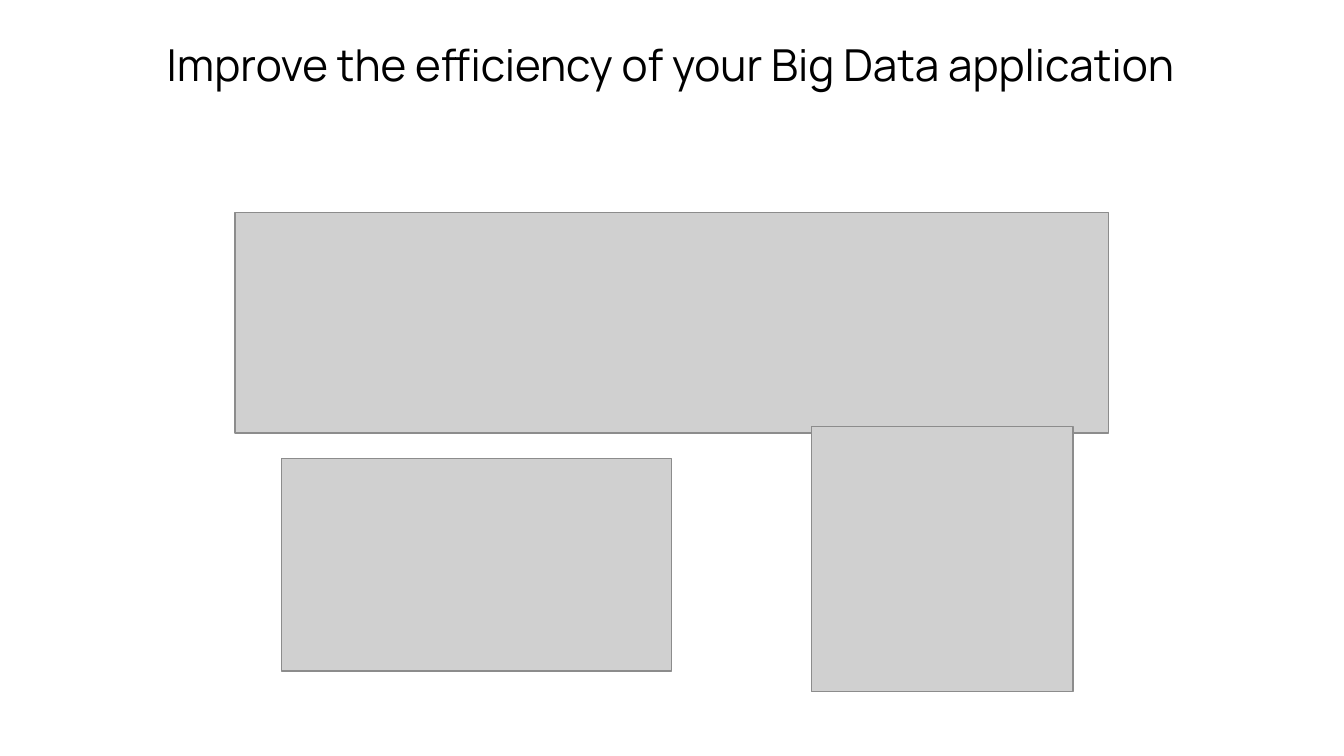
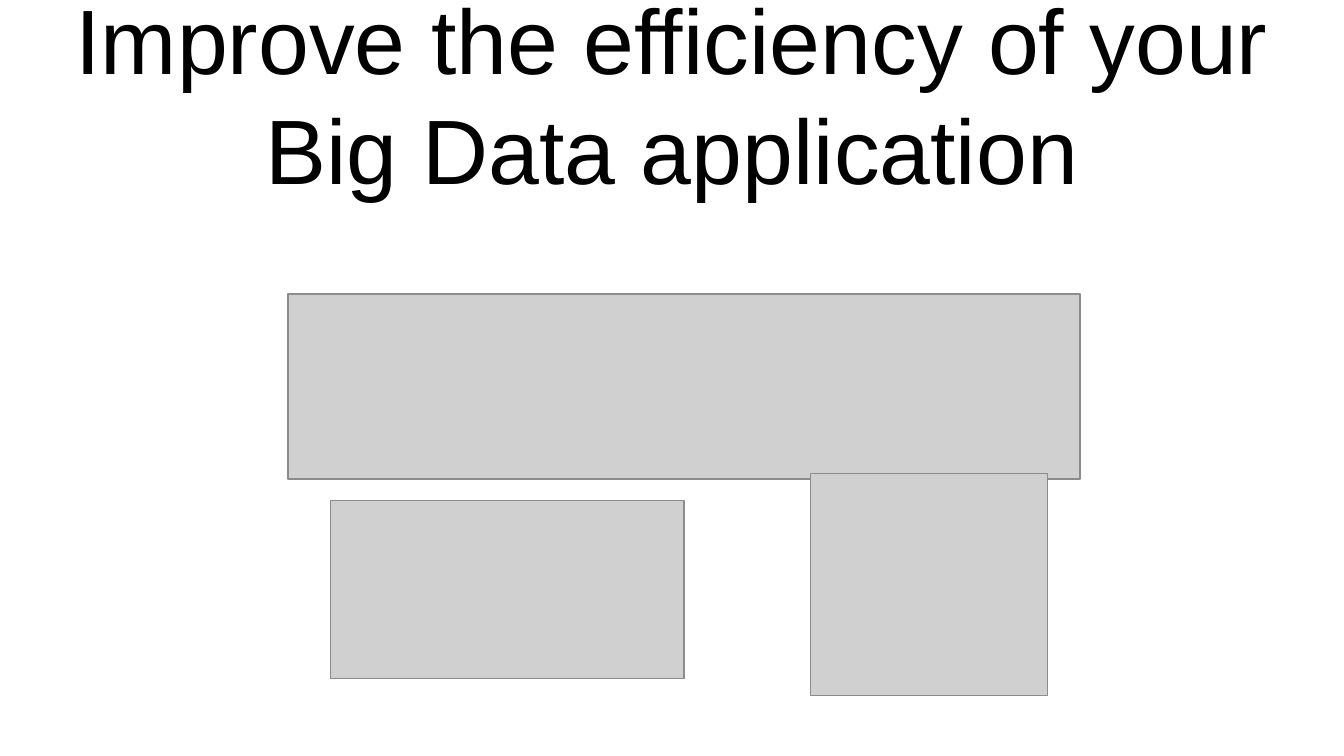
Before and after one commit to inaos/iron-array, a slide deck: slide 1 of decks/pyDataNyc2019.odp. Drawn at 1344x756 pixels with LibreOffice and Linux fonts; fonts in the diff are those of the drawing; grey boxes stand for pictures. Boxes give left, top, right and bottom in pixels: in the first picture for what was removed or moved away, otherwise in the second. Text is boxed around its words. In the diff, an @@ line names an element or a change of style, - is before the commit and + after.

```diff
--- a/decks/pyDataNyc2019.odp
+++ b/decks/pyDataNyc2019.odp
@@ title "Improve the efficiency of your ...": place and size @@
-title "Improve the efficiency of your ..." at bbox=[167, 48, 1174, 93]
+title "Improve the efficiency of your ..." at bbox=[76, 7, 1268, 201]
@@ title "Improve the efficiency of your ..." at bbox=[76, 7, 1268, 201]: size 26 to 54 pt, font Manrope to Arial @@
@@ picture: place and size @@
-picture at bbox=[235, 212, 1110, 433]
+picture at bbox=[288, 294, 1081, 479]
@@ picture: place and size @@
-picture at bbox=[811, 427, 1073, 692]
+picture at bbox=[811, 474, 1049, 696]
@@ picture: place and size @@
-picture at bbox=[282, 459, 672, 671]
+picture at bbox=[331, 501, 684, 679]
```
Also in this commit, not shown: 20 other slides changed, 1 slide added, 1 slide removed, 1 other file.
